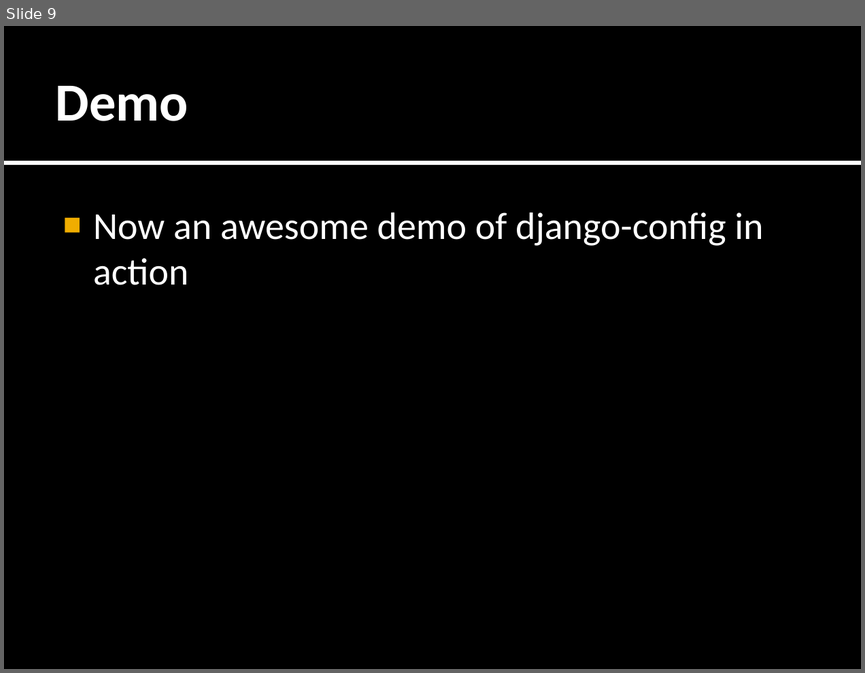
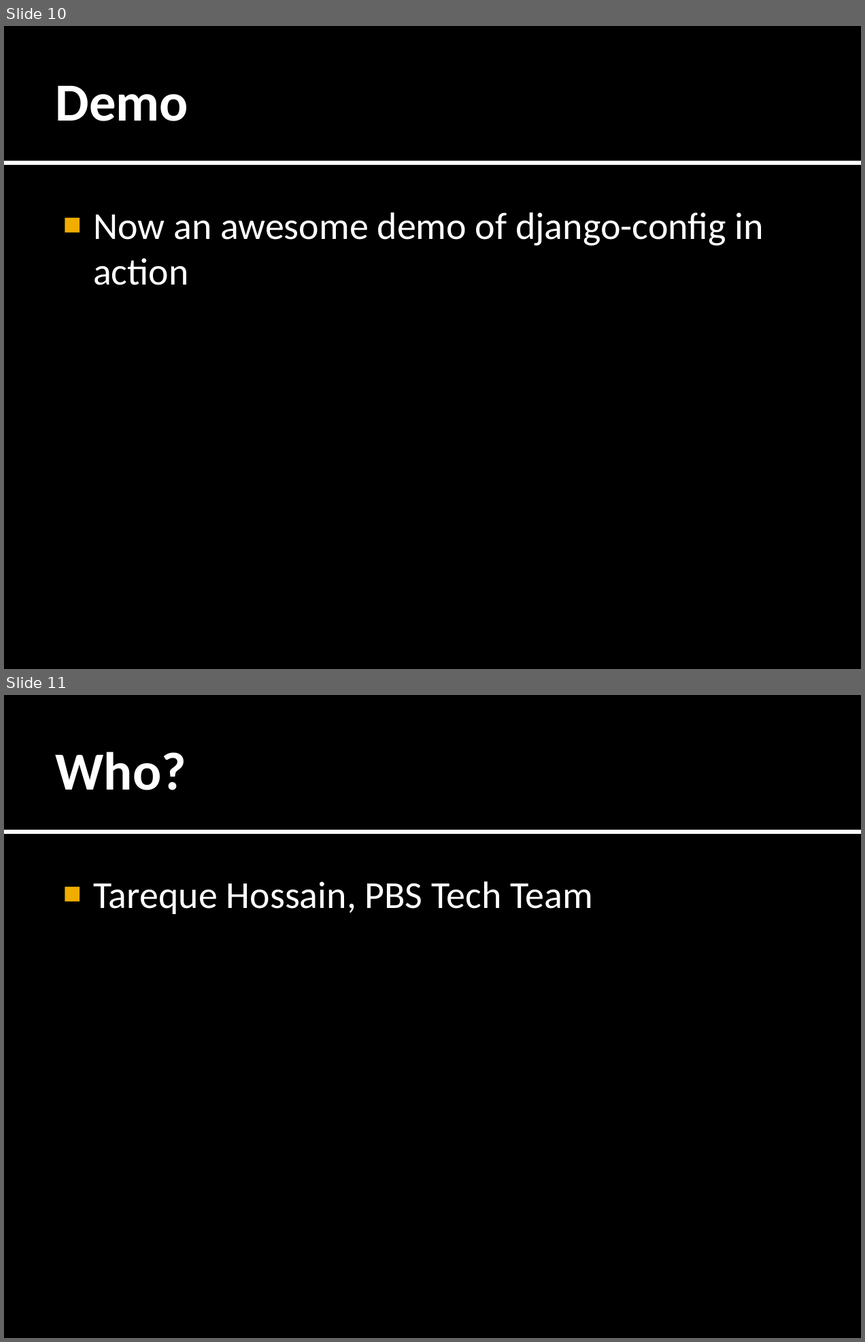
Before and after one commit to tarequeh/django-config, a slide deck: docs/Jockeying.pptx. Shown one above the other, each under a label of ours: slide 9 before the commit, slides 10 and 11 after it. The pictures are 865x673 and 865x1342 pixels, drawn with LibreOffice and Linux fonts; fonts in the diff are those of the drawing. Boxes give left, top, right and bottom in pixels: in the first picture for what was removed or moved away, otherwise in the second. Text is boxed around its words. In the diff, an @@ line names an element or a change of style, - is before the commit and + after.

Commit message:
Updated presentation.

```diff
--- a/docs/Jockeying.pptx
+++ b/docs/Jockeying.pptx
@@ slide 11 added at [4, 695, 861, 1338], background #000000; not listed: 2 template elements that a slide beside it also shows @@
@@ title added at [56, 751, 186, 790], 45 pt, text #FFFFFF, bold @@
+Who?
@@ text added at [93, 881, 593, 914], 32 pt, text #FFFFFF @@
+■ Tareque Hossain, PBS Tech Team
@@ what was slide 9 is now slide 10 @@
```
Also in this commit, not shown: 1 other slide added, 1 other file.
